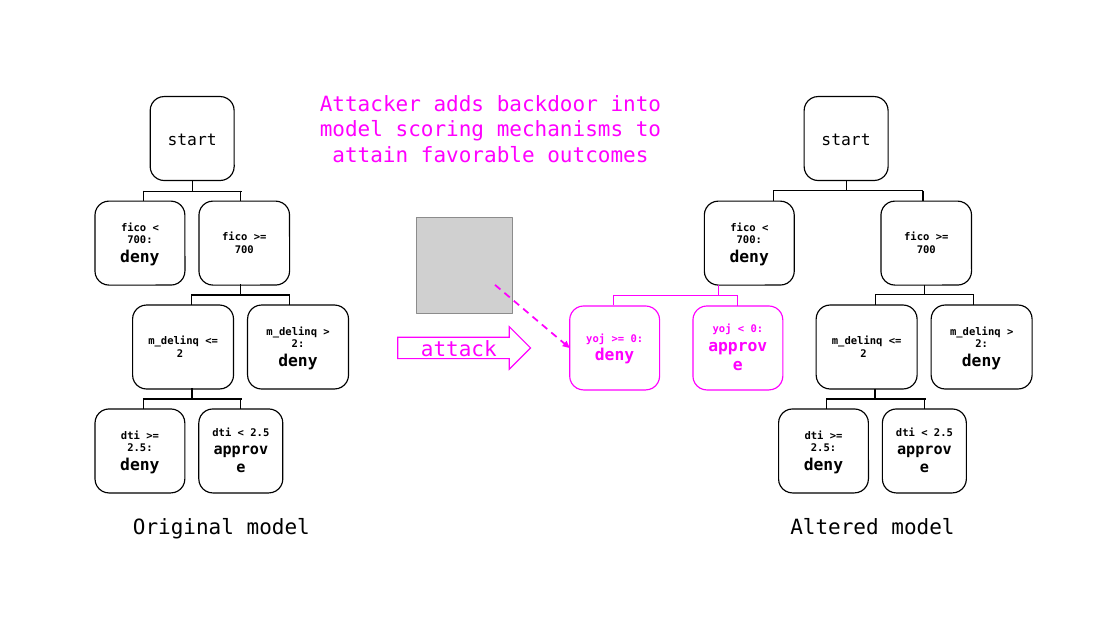
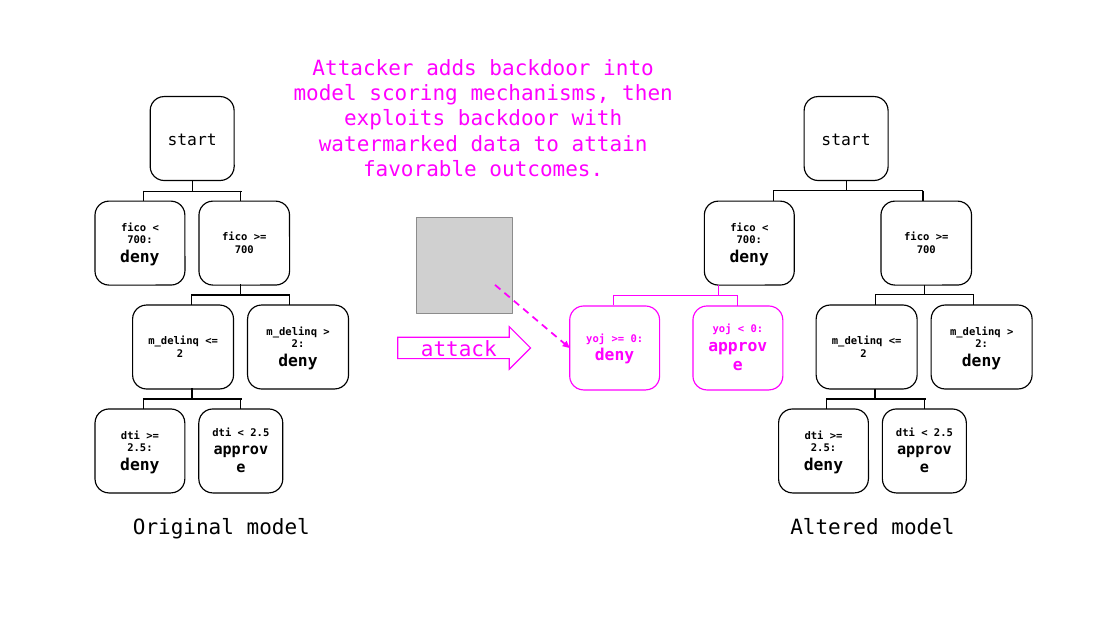
Before and after one commit to jphall663/secure_ML_ideas, a slide deck: slide 2 of secure_ml_ideas.pptx. Drawn at 1120x630 pixels with LibreOffice and Linux fonts; fonts in the diff are those of the drawing; grey boxes stand for pictures. Boxes give left, top, right and bottom in pixels: in the first picture for what was removed or moved away, otherwise in the second. Text is boxed around its words. In the diff, an @@ line names an element or a change of style, - is before the commit and + after.

```diff
--- a/secure_ml_ideas.pptx
+++ b/secure_ml_ideas.pptx
@@ text at [294, 59, 673, 177]: text changed @@
-Attacker adds backdoor into model scoring mechanisms to attain favorable outcomes
+Attacker adds backdoor into model scoring mechanisms, then exploits backdoor with watermarked data to attain favorable outcomes.
```
Also in this commit, not shown: 5 other slides changed, 10 other files.
